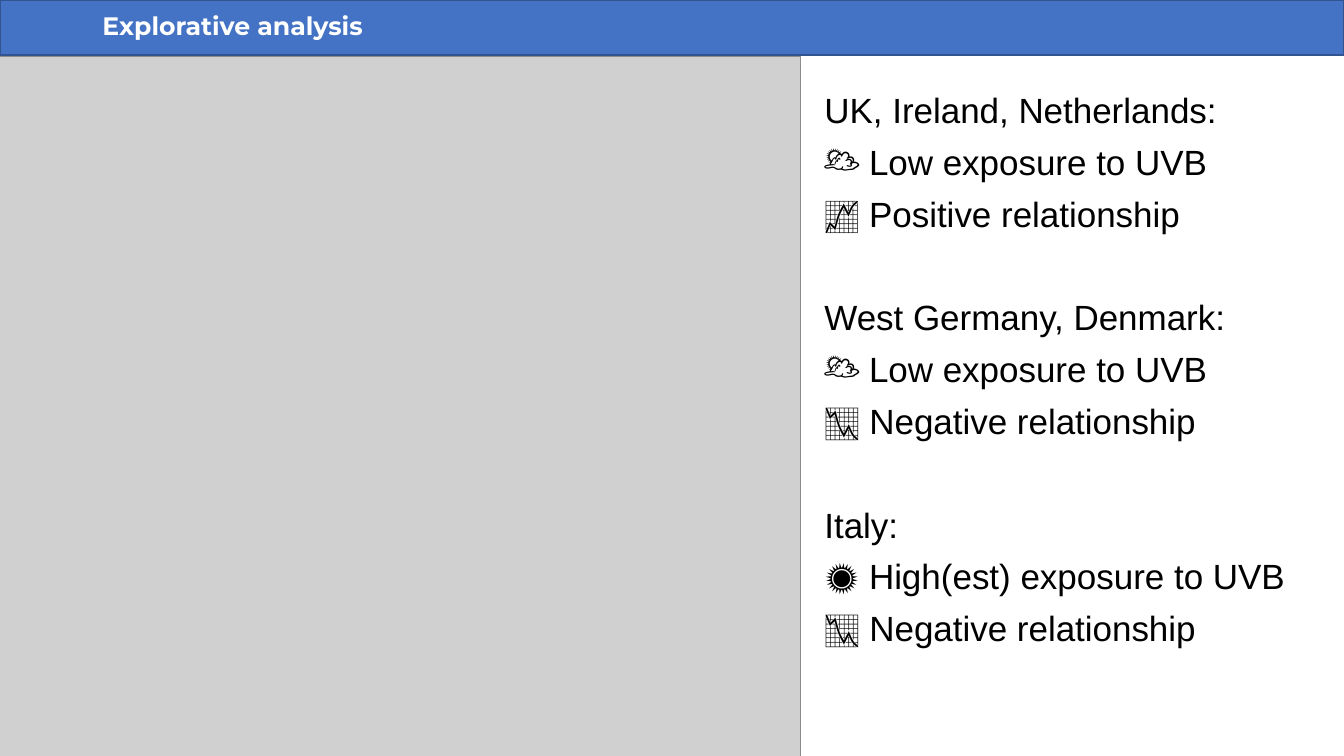
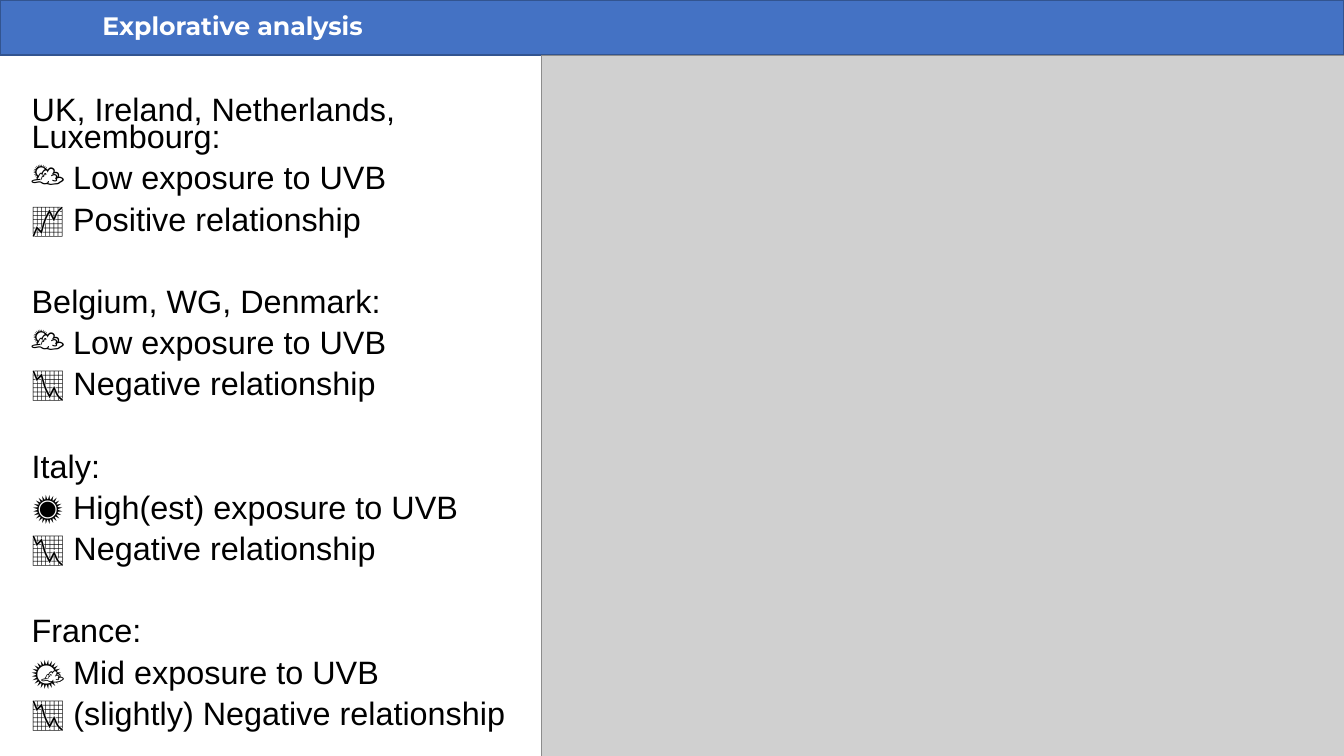
Before and after one commit to saraserafino/UVB-exposure-on-melanoma-mortality, a slide deck: slide 10 of UVB-exposure-on-melanoma-mortality.pptx. Drawn at 1344x756 pixels with LibreOffice and Linux fonts; fonts in the diff are those of the drawing; grey boxes stand for pictures. Boxes give left, top, right and bottom in pixels: in the first picture for what was removed or moved away, otherwise in the second. Text is boxed around its words. In the diff, an @@ line names an element or a change of style, - is before the commit and + after.

```diff
--- a/UVB-exposure-on-melanoma-mortality.pptx
+++ b/UVB-exposure-on-melanoma-mortality.pptx
@@ picture removed at (0, 56, 802, 756) @@
@@ picture added at (541, 55, 1344, 756) @@
@@ text "UK, Ireland, Netherlands, Luxembourg:": place and size @@
-text "UK, Ireland, Netherlands, Luxembourg:" at (824, 97, 1285, 648)
+text "UK, Ireland, Netherlands, Luxembourg:" at (32, 97, 505, 731)
@@ text at (32, 97, 395, 154): text changed; size 25 to 23.1 pt @@
-UK, Ireland, Netherlands:
+UK, Ireland, Netherlands, Luxembourg:
@@ text at (32, 166, 458, 566): size 25 to 23.1 pt in "🌥️ Low exposure to UVB", "📈 Positive relationship", "🌥️ Low exposure to UVB", "📉 Negative relationship" and 3 more places; line spacing 0.9 to 0.7 @@
@@ text at (32, 289, 380, 319): text changed; size 25 to 23.1 pt @@
-West Germany, Denmark:
+Belgium, WG, Denmark:
@@ text at (32, 619, 505, 731): paragraphs added @@
+France:
+🌤️ Mid exposure to UVB
+📉 (slightly) Negative relationship
```
Also in this commit, not shown: 7 other slides changed, 2 slides added, 1 slide removed, 26 other files.
